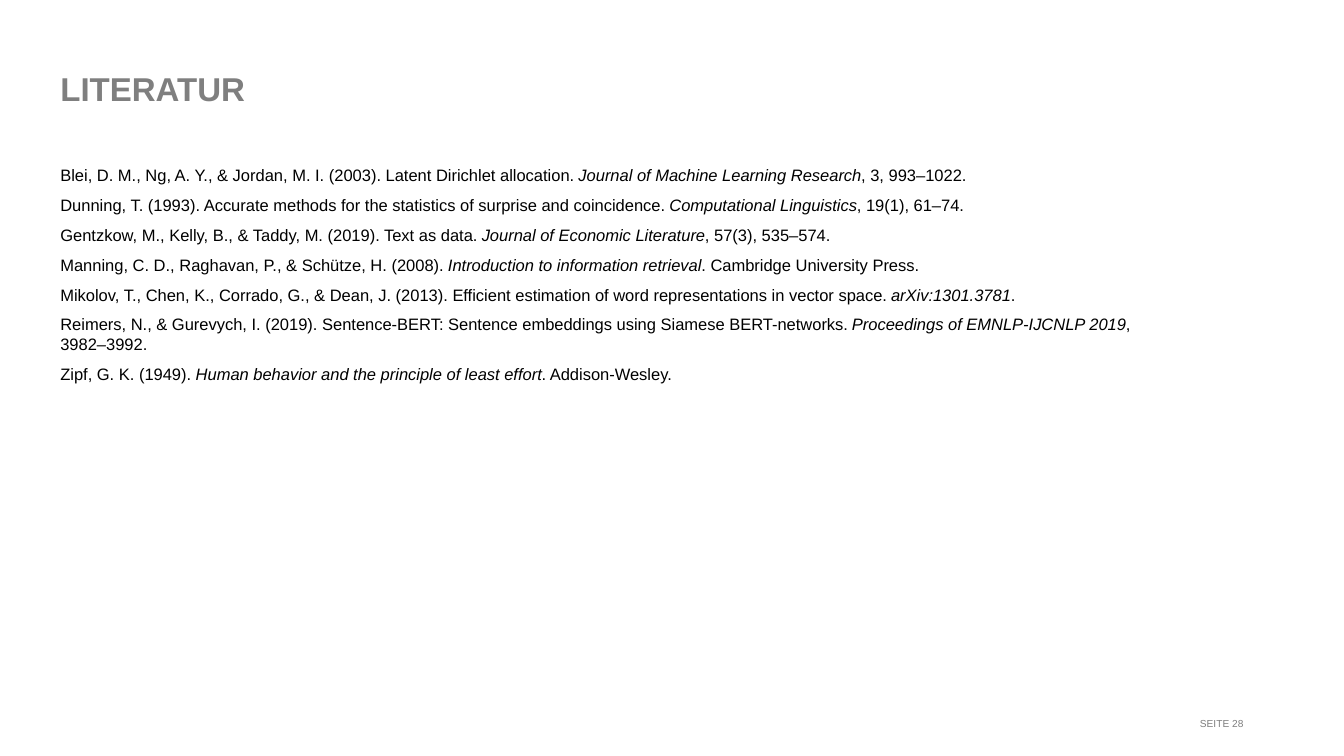
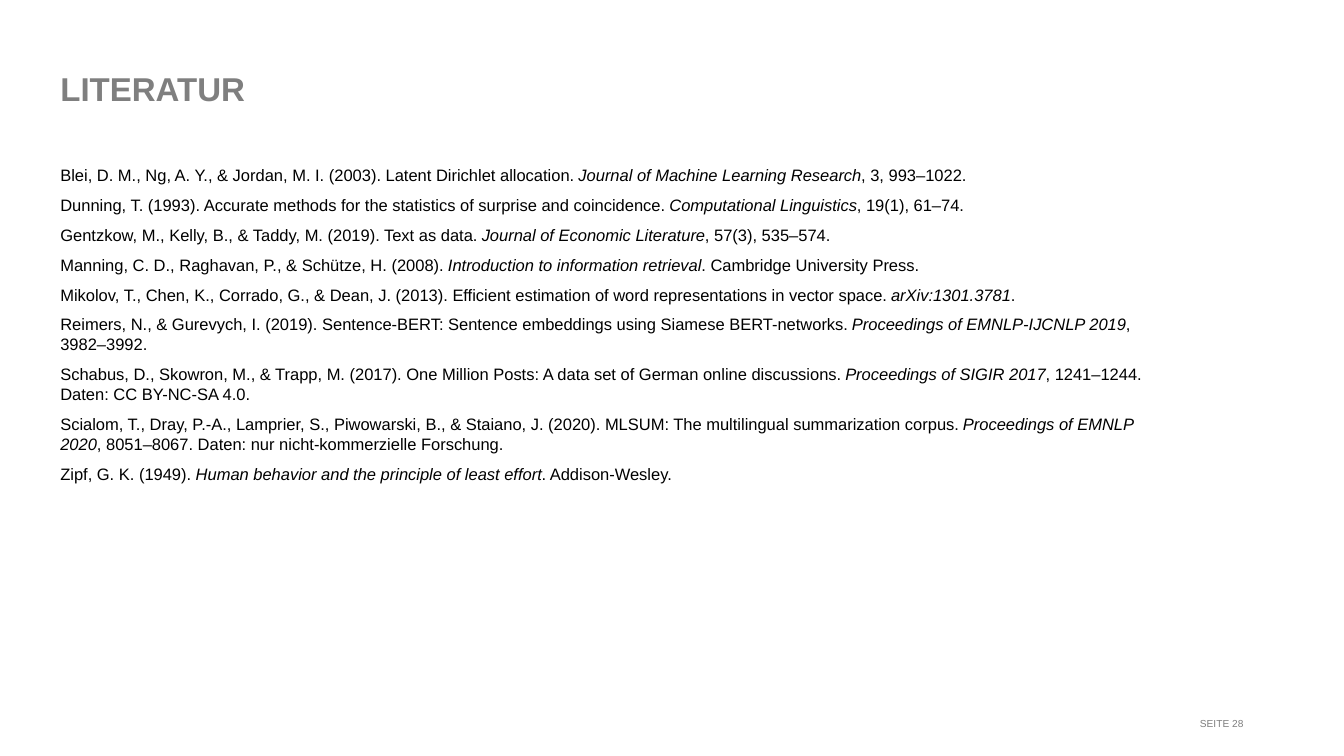
Before and after one commit to franzmohr/intro-text-mining-de, a slide deck: slide 28 of text-mining.odp. Drawn at 1344x756 pixels with LibreOffice and Linux fonts; fonts in the diff are those of the drawing. Boxes give left, top, right and bottom in pixels: in the first picture for what was removed or moved away, otherwise in the second. Text is boxed around its words. In the diff, an @@ line names an element or a change of style, - is before the commit and + after.

```diff
--- a/text-mining.odp
+++ b/text-mining.odp
@@ text at (60,368,1142,454): paragraphs added @@
+Schabus, D., Skowron, M., & Trapp, M. (2017). One Million Posts: A data set of German online discussions. Proceedings of SIGIR 2017, 1241–1244. Daten: CC BY-NC-SA 4.0.
+Scialom, T., Dray, P.-A., Lamprier, S., Piwowarski, B., & Staiano, J. (2020). MLSUM: The multilingual summarization corpus. Proceedings of EMNLP 2020, 8051–8067. Daten: nur nicht-kommerzielle Forschung.
```
Also in this commit, not shown: 16 other slides changed, 8 other files.
